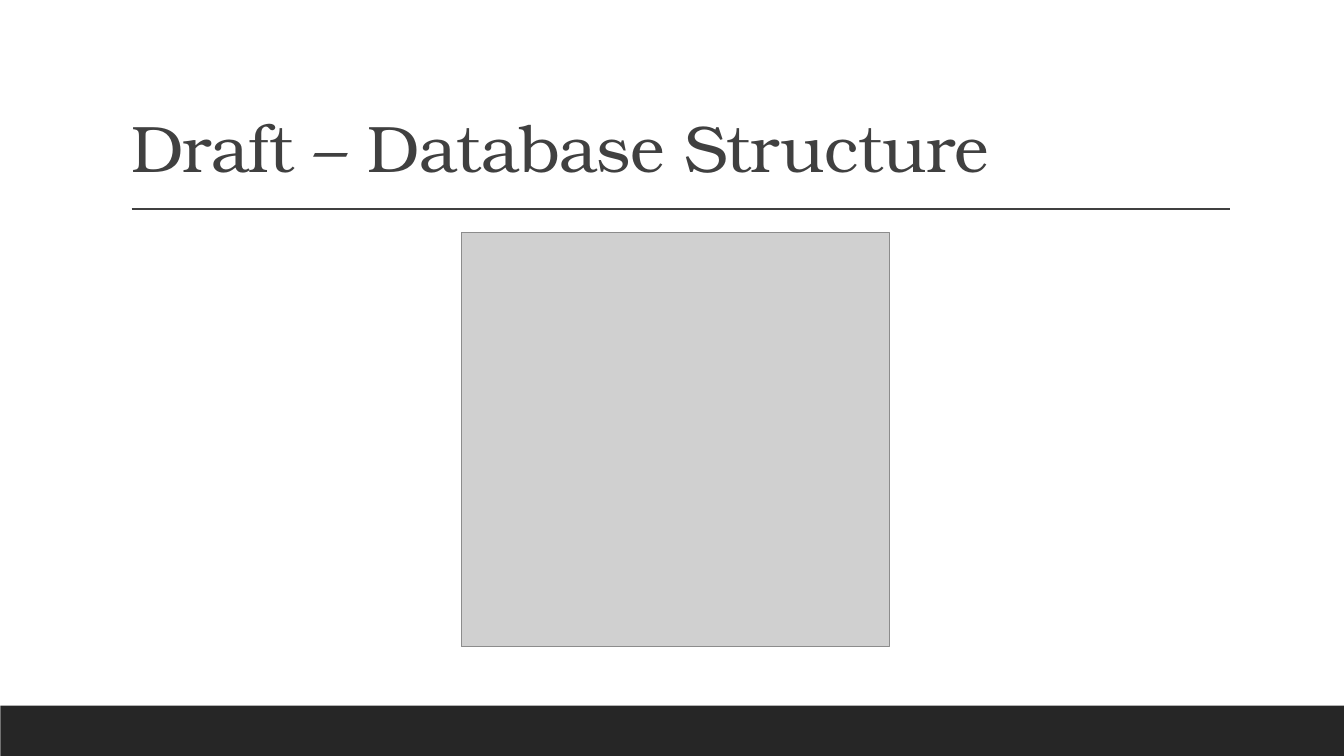
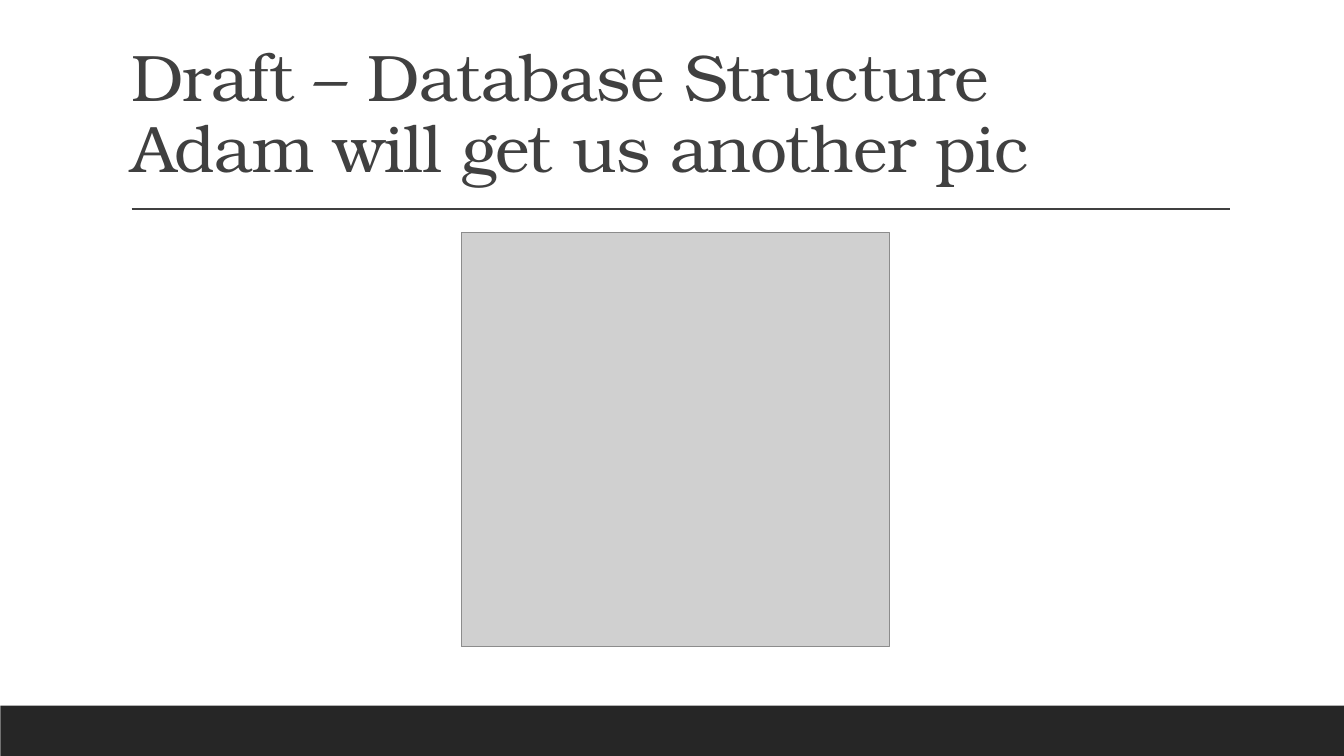
Before and after one commit to LouFoster/Group-C_FinalProject, a slide deck: slide 11 of C-Group v2.pptx (slide 12 before the commit). Drawn at 1344x756 pixels with LibreOffice and Linux fonts; fonts in the diff are those of the drawing; grey boxes stand for pictures. Boxes give left, top, right and bottom in pixels: in the first picture for what was removed or moved away, otherwise in the second. Text is boxed around its words. In the diff, an @@ line names an element or a change of style, - is before the commit and + after.

```diff
--- a/C-Group v2.pptx
+++ b/C-Group v2.pptx
@@ title at [131, 52, 1029, 188]: text changed @@
-Draft – Database Structure
+Draft – Database Structure
+Adam will get us another pic
```
Also in this commit, not shown: 8 other slides changed, 3 slides added, 2 slides removed.
